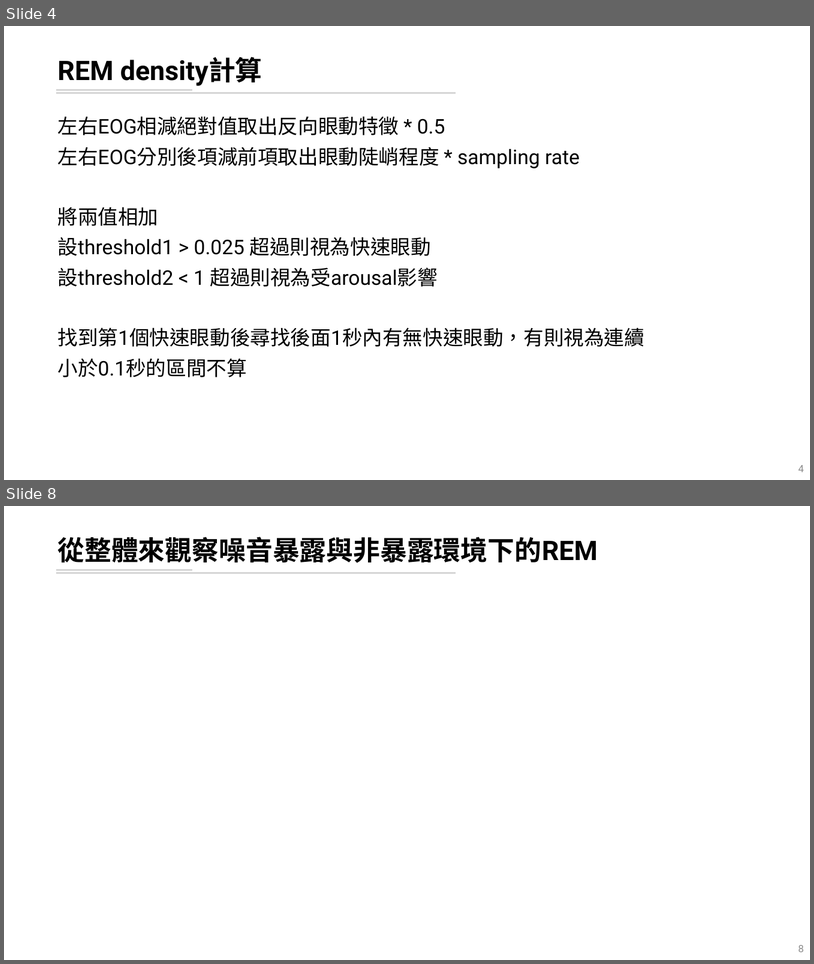
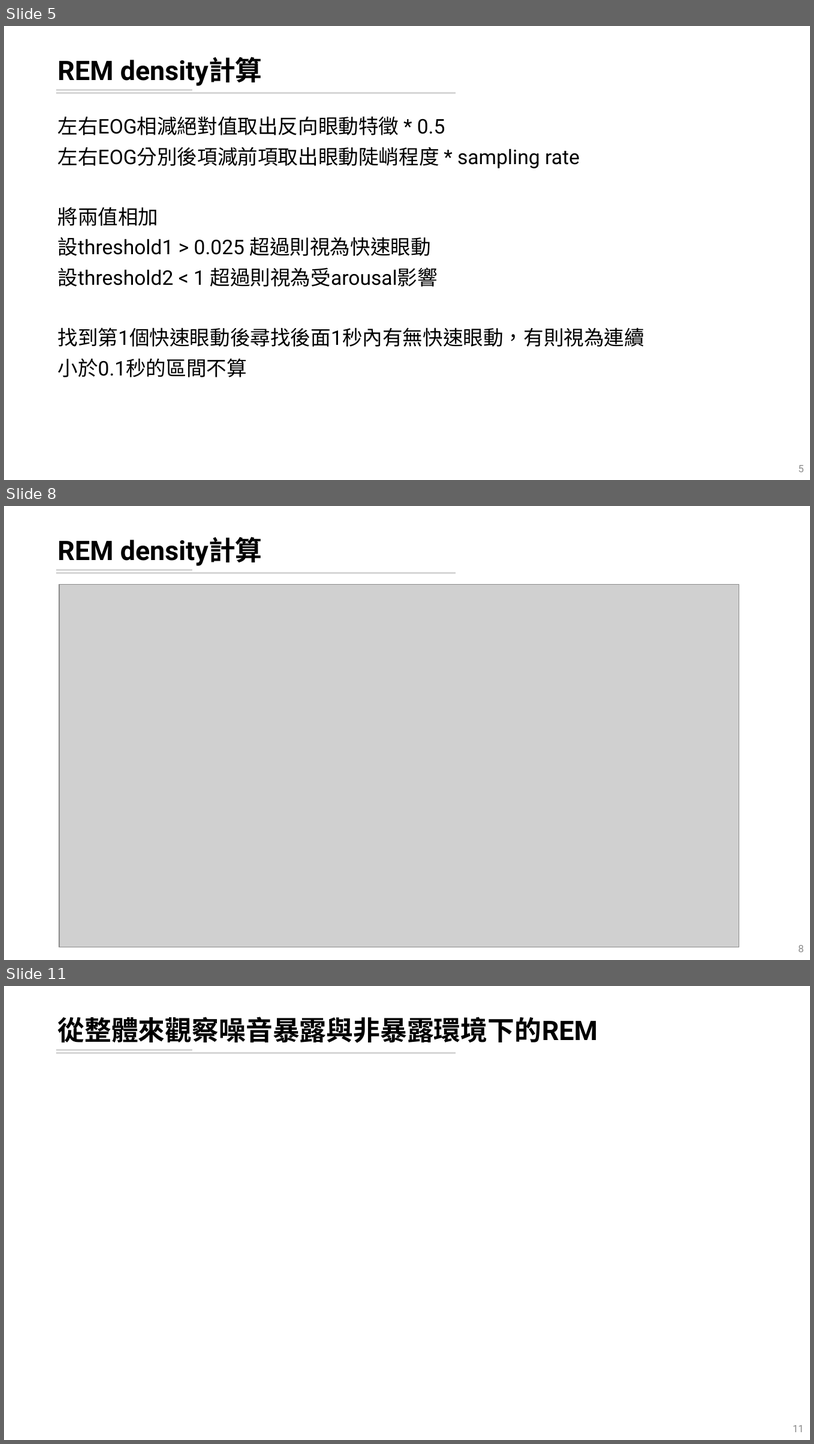
Before and after one commit to leooel97895750/REM_DataMining, a slide deck: 輪班工人暴露噪音下REM片斷化分析.pptx. Shown one above the other, each under a label of ours: slides 4 and 8 before the commit, slides 5, 8 and 11 after it; the slides between them are not shown. The pictures are 814x964 and 814x1444 pixels, drawn with LibreOffice and Linux fonts; fonts in the diff are those of the drawing; grey boxes stand for pictures. Boxes give left, top, right and bottom in pixels: in the first picture for what was removed or moved away, otherwise in the second. Text is boxed around its words. In the diff, an @@ line names an element or a change of style, - is before the commit and + after.

```diff
--- a/輪班工人暴露噪音下REM片斷化分析.pptx
+++ b/輪班工人暴露噪音下REM片斷化分析.pptx
@@ slide 8 added at [4,506,810,960], background #FFFFFF; not listed: 2 template elements that a slide beside it also shows @@
@@ title added at [57,537,263,566], 32 pt, text #000000, bold @@
+REM density計算
@@ picture added at [59,585,739,947] @@
@@ page number added at [798,945,804,952], 12 pt, text #8C8C8C @@
+8
@@ what was slide 4 is now slide 5 @@
@@ page number at [798,465,804,472]: text changed @@
-4
+5
@@ what was slide 8 is now slide 11 @@
@@ page number at [793,1425,804,1432]: text changed @@
-8
+11
```
Also in this commit, not shown: 3 slides changed, 2 other slides added, 1 slide removed, 4 other files.
